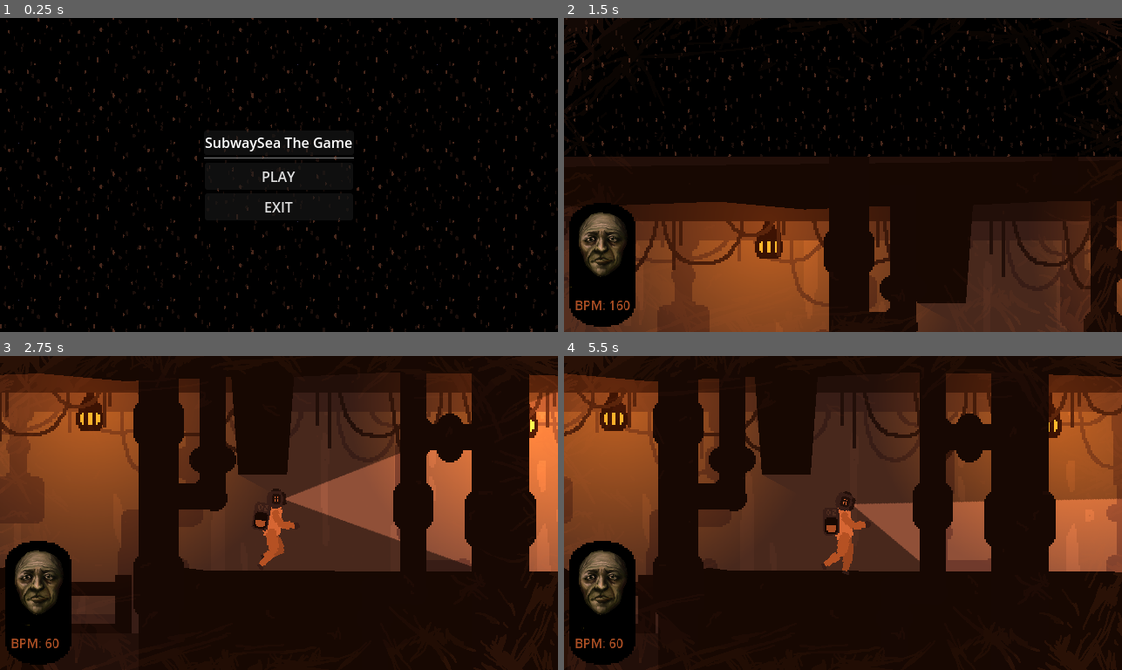
Above: before the commit, frames 1-4 (two rows, left to right).
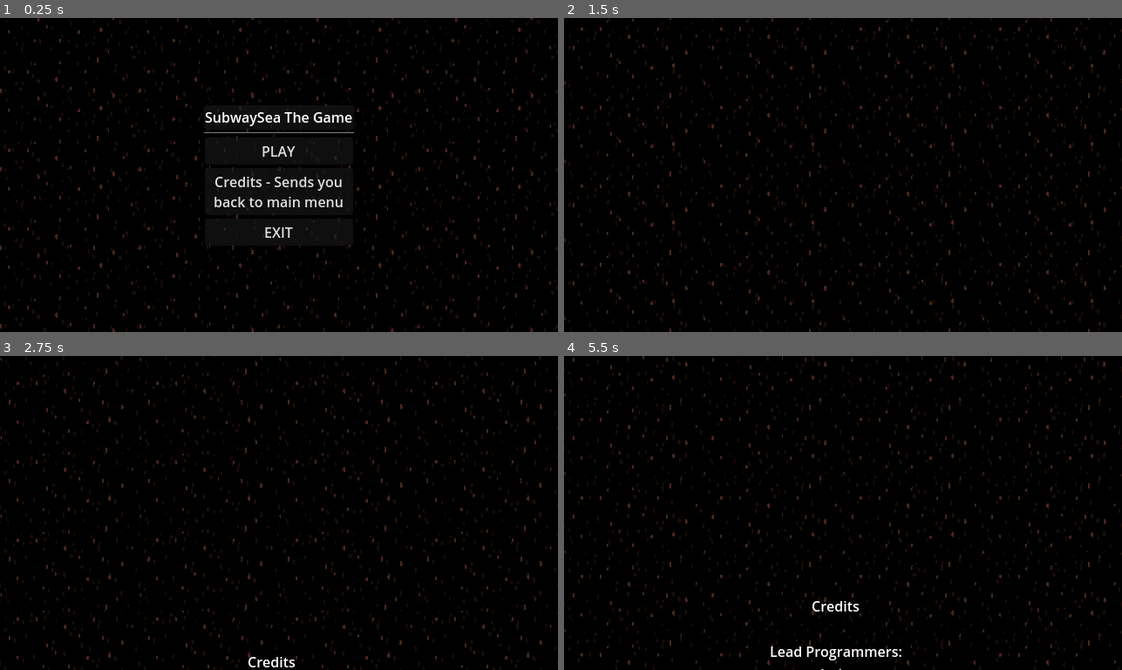
Above: after the commit, the same moments.

Repository: Parker-Vetter/SubwayUnderSea
Game: Godot game, scene res://Scenes/main_menu.tscn
Two runs of this game, one before a commit and one after it. Both use one fixed random seed, a clock stepped at 60 frames per second and the inputs below. The engine's default icon, where the game draws it, is replaced by a stand-in: a white triangle on a blue panel in a dark square. Sound files missing from this copy of the repository are replaced by a short silence.
Inputs (mouse positions are in pixels of both pictures, inside the frame that each line leads up to):
- Up to frame 1 (0.25 s): no input
- Up to frame 2 (1.5 s): click (843, 190) at 0.5 s, where only the run after the commit has a clickable "Credits - Sends you back to m…"; click (843, 175) at 1.25 s, where only the run before the commit has a clickable "PLAY"
- Up to frame 3 (2.75 s): move the mouse to (401, 497) at 2.02 s; hold D (right) from 2.03 s (still down); tap Space (interact) at 2.1 s
- Up to frame 4 (5.5 s): move the mouse to (731, 528) at 2.77 s; release D (right) at 2.78 s; hold S (down) 2.78-3.53 s; click (731, 528) at 2.85 s; move the mouse to (898, 443) at 3.52 s; hold D (right) 3.53-4.28 s; tap Space (interact) at 3.6, 5.1 s; move the mouse to (815, 575) at 4.27 s; hold W (up) 4.28-5.03 s; click (815, 575) at 4.35 s; move the mouse to (1010, 560) at 5.02 s; hold A (left) from 5.03 s (still down)

The runs differ from the first frame. In frame 1, 2.1% of the frame differs, in the area x 36-64%, y 27-73%; in frame 2, 35%; in frame 3, 53%, in the area x 0-100%, y 0-100%; in frame 4, 52%.

Commit message:
fixed everything

Diff:
--- a/subwaysea/Scenes/MainMenu/player_sprite_body.tscn
+++ b/subwaysea/Scenes/MainMenu/player_sprite_body.tscn
@@ -65,19 +65,16 @@
 [node name="LeftLeg" type="Sprite2D" parent="."]
 position = Vector2(-2.48039, -0.191666)
 rotation = -0.237177
-scale = Vector2(1, 1)
 texture = ExtResource("6_h0k7r")
 
 [node name="LeftCalf" type="Sprite2D" parent="."]
 position = Vector2(5.16567, -4.00451)
 rotation = 0.24779
-scale = Vector2(1, 1)
 texture = ExtResource("7_chv14")
 
 [node name="LeftFoot" type="Sprite2D" parent="."]
 position = Vector2(3.48731, -0.81341)
 rotation = 0.247386
-scale = Vector2(1, 1)
 texture = ExtResource("8_tn5mj")
 
 [node name="O2Tank" type="Sprite2D" parent="."]
--- a/subwaysea/Scenes/MainScene.tscn
+++ b/subwaysea/Scenes/MainScene.tscn
@@ -500,7 +500,6 @@
 metadata/_edit_lock_ = true
 
 [node name="Ladder" parent="." instance=ExtResource("11_y1uls")]
-z_index = -1
 position = Vector2(922, 608)
 
 [node name="CollisionShape2D" parent="Ladder/TopOfLadder" index="0"]
@@ -530,7 +529,6 @@
 visible = false
 
 [node name="Ladder2" parent="." instance=ExtResource("11_y1uls")]
-z_index = -1
 position = Vector2(1124, 995)
 
 [node name="CollisionShape2D" parent="Ladder2/TopOfLadder" index="0"]
@@ -575,9 +573,6 @@
 
 [node name="CollisionPolygon2D" parent="SanitySystem/Sanity Debuff Area" index="0"]
 polygon = PackedVector2Array(-217, -125, 1336, -123, 1341, 228, 1805, 226, 1805, 484, 869, 492, 869, 598, 747, 599, 746.761, 487.658, -220, 491)
-
-[node name="SanityBuffArea" parent="SanitySystem" index="2"]
-visible = false
 
 [node name="CollisionShape2D" parent="SanitySystem/SanityBuffArea" index="0"]
 position = Vector2(897, 750)
--- a/subwaysea/Scenes/main_menu.tscn
+++ b/subwaysea/Scenes/main_menu.tscn
@@ -61,6 +61,12 @@
 texture_filter = 1
 layout_mode = 2
 text = "PLAY"
+
+[node name="CreditsButton" type="Button" parent="CanvasLayer/Main Menu/HBoxContainer/VBoxContainer"]
+texture_filter = 1
+layout_mode = 2
+text = "Credits - Sends you
+back to main menu"
 
 [node name="Button" type="Button" parent="CanvasLayer/Main Menu/HBoxContainer/VBoxContainer"]
 texture_filter = 1
@@ -126,6 +132,7 @@
 autoplay = true
 
 [connection signal="pressed" from="CanvasLayer/Main Menu/HBoxContainer/VBoxContainer/Play Button" to="CanvasLayer/Main Menu" method="_on_play_button_pressed"]
+[connection signal="pressed" from="CanvasLayer/Main Menu/HBoxContainer/VBoxContainer/CreditsButton" to="CanvasLayer/Main Menu" method="_on_credits_button_pressed"]
 [connection signal="pressed" from="CanvasLayer/Main Menu/HBoxContainer/VBoxContainer/Button" to="CanvasLayer/Main Menu" method="_on_button_pressed"]
 [connection signal="timeout" from="FloatingSpritesinOcean/Spawner" to="FloatingSpritesinOcean" method="_on_spawner_timeout"]
 [connection signal="finished" from="AudioStreamPlayer" to="AudioStreamPlayer" method="play"]
--- a/subwaysea/Scripts/MainMenu/main_menu.gd
+++ b/subwaysea/Scripts/MainMenu/main_menu.gd
@@ -4,6 +4,8 @@
 func _on_play_button_pressed() -> void:
 	get_tree().change_scene_to_file("res://Scenes/MainScene.tscn")
 
+func _on_credits_button_pressed() -> void:
+	get_tree().change_scene_to_file("res://Scenes/Credits.tscn")
 
 func _on_button_pressed() -> void:
 	get_tree().quit()
--- a/subwaysea/Scripts/director.gd
+++ b/subwaysea/Scripts/director.gd
@@ -7,20 +7,21 @@
 
 func _process(delta):
 	if Input.is_action_just_pressed("exit"):
-		# Attempt to find MainScene dynamically
-		var MainScene = get_tree().root.get_node_or_null("MainScene")
-		if MainScene == null:
-			# MainScene is not currently in the scene tree; do nothing
-			return
-		else:
-			# Find escMenu as a child of MainScene
-			var escMenu = MainScene.get_node_or_null("escMenu")
-			if escMenu.visible == false:
-				escMenu.visible = true
-				Engine.time_scale = 0  # Pause the game
-			elif escMenu.visible == true:
-				escMenu.visible = false
-				Engine.time_scale = 1  # Resume the game
+		get_tree().change_scene_to_file("res://Scenes/main_menu.tscn")
+		## Attempt to find MainScene dynamically
+		#var MainScene = get_tree().root.get_node_or_null("MainScene")
+		#if MainScene == null:
+			## MainScene is not currently in the scene tree; do nothing
+			#return
+		#else:
+			## Find escMenu as a child of MainScene
+			#var escMenu = MainScene.get_node_or_null("escMenu")
+			#if escMenu.visible == false:
+				#escMenu.visible = true
+				#Engine.time_scale = 0  # Pause the game
+			#elif escMenu.visible == true:
+				#escMenu.visible = false
+				#Engine.time_scale = 1  # Resume the game
 
 	if Input.is_action_just_pressed("fullscreen"):
 		if !fullscreen:
@@ -29,7 +30,7 @@
 		else:
 			fullscreen = false
 			DisplayServer.window_set_mode(DisplayServer.WINDOW_MODE_WINDOWED)
-	if Input.is_action_just_pressed('restart'):
-		#killing player instead of just reloading the scene for the nice
-		#fade in/fade out that's already implemented
-		get_tree().reload_current_scene()
+	#if Input.is_action_just_pressed('restart'):
+		##killing player instead of just reloading the scene for the nice
+		##fade in/fade out that's already implemented
+		#get_tree().reload_current_scene()
Not shown: 1 places in subwaysea/Scenes/player.tscn that only renumber resources
